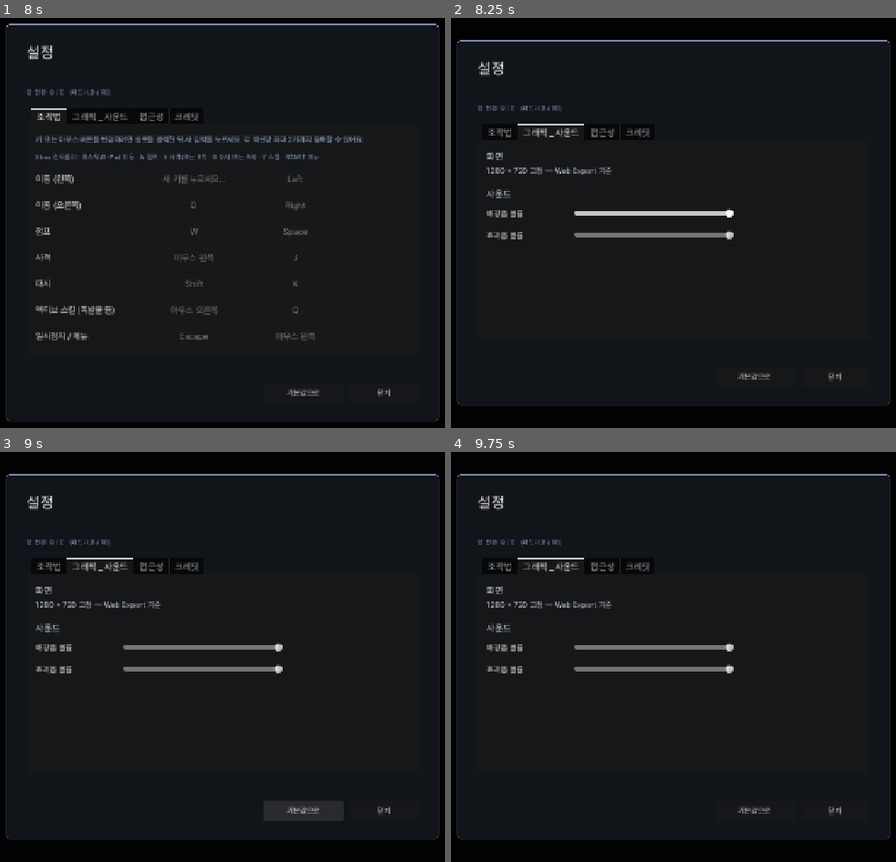
Above: before the commit, frames 1-4 (two rows, left to right).
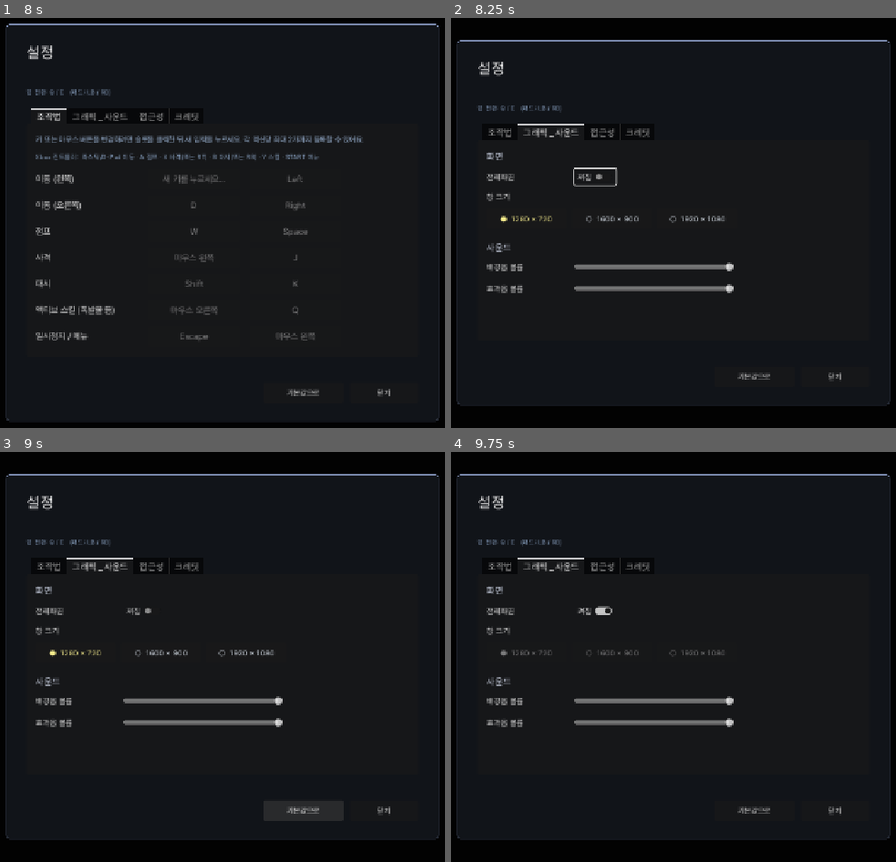
Above: after the commit, the same moments.

Repository: soomin007/EyesOnYou
Game: Godot game, scene res://scenes/settings.tscn
Two runs of this game, one before a commit and one after it. Both use one fixed random seed, a clock stepped at 60 frames per second and the inputs below. This scene is started directly instead of the project's main scene.
Inputs (mouse positions are in pixels of both pictures, inside the frame that each line leads up to):
- Up to frame 1 (8 s): click "기본값으로" at 0.5 s; click "패드 START" at 1.25 s; click "닫기" at 2 s; click "A" at 2.75 s; tap Enter (ui_accept) at 3.5, 6.5 s; move the mouse to (382, 202) at 3.52 s; press the mouse at (382, 202) at 3.53 s; hold D (move_right) 3.53-4.25 s; tap W (jump) at 3.77, 5.27 s; release the mouse at (382, 202) at 4.25 s; click "Enter" at 4.25 s; tap Space at 5 s; move the mouse to (75, 243) at 5.02 s; hold D (move_right) 5.03-5.75 s; tap Shift (dash) at 5.1 s; click "Space" at 5.75 s; move the mouse to (293, 132) at 6.52 s; hold Space (move_left) 6.53-7.25 s; tap Q at 6.6 s; click "Q" at 7.25 s
- Up to frame 2 (8.25 s): tap Enter (ui_accept) at 8 s; move the mouse to (637, 305) at 8.02 s; hold D (move_right) from 8.03 s (still down); tap E at 8.1 s; click (637, 305) at 8.17 s
- Up to frame 3 (9 s): tap W (jump) at 8.27 s; release D (move_right) at 8.75 s; click "기본값으로" at 8.75 s
- Up to frame 4 (9.75 s): click (593, 611) at 9.5 s, where only the run after the commit has a clickable "꺼짐"

Frame 1 is identical in both runs. In frame 2, 3.1% of the frame differs, in the area x 7-64%, y 36-68%; in frame 3, 3.0%; in frame 4, 3.0%.

Commit message:
feat(settings): 해상도/창모드 옵션 추가
- GameState: fullscreen/window_size_index 영속(settings.cfg display 섹션) + apply_display_settings()
- 창 크기 프리셋 3종(1280x720/1600x900/1920x1080), 변경 시 현재 모니터 중앙 재배치
- Main.gd 부팅 시 적용. 웹에선 창 크기는 브라우저가 정하므로 전체화면 토글만 노출
- Settings "화면" 정적 라벨을 전체화면 토글 + 창 크기 선택 버튼으로 교체(선택 ● 강조, 전체화면 시 비활성)
- 미사용된 _make_section 헬퍼 제거

Co-Authored-By: Claude Opus 4.8 (1M context) <noreply@anthropic.com>

Diff:
--- a/scripts/GameState.gd
+++ b/scripts/GameState.gd
@@ -56,6 +56,16 @@
 # 접근성 — settings.cfg에 영속. reset()에서 안 지움(볼륨처럼 사용자 환경 설정).
 var screen_brightness: float = 1.0   # 0.5~1.5 (1.0=기본). Accessibility 오버레이가 반영.
 var sfx_captions: bool = false       # 효과음 자막 (무음 플레이 대응)
+
+# 디스플레이 — settings.cfg에 영속. 환경 설정이라 reset()에서 안 지움.
+# 웹에선 창 크기는 브라우저 캔버스가 정하므로 무의미 → 전체화면 토글만 적용.
+var fullscreen: bool = false
+var window_size_index: int = 0       # WINDOW_SIZES 인덱스 (창모드일 때만)
+const WINDOW_SIZES: Array[Vector2i] = [
+	Vector2i(1280, 720),
+	Vector2i(1600, 900),
+	Vector2i(1920, 1080),
+]
 
 # 스토리 모드 — 키보드/패드 조작이 어려운 사람을 위한 간략화 모드.
 # 체력 무제한 / 드론 배제 / 보스 P1만 / 스테이지·맵 수 축소.
@@ -410,6 +420,8 @@
 	visited_arcturus = bool(cf.get_value("flags", "visited_arcturus", false))
 	screen_brightness = clampf(float(cf.get_value("access", "brightness", 1.0)), 0.5, 1.5)
 	sfx_captions = bool(cf.get_value("access", "sfx_captions", false))
+	fullscreen = bool(cf.get_value("display", "fullscreen", false))
+	window_size_index = clampi(int(cf.get_value("display", "window_size_index", 0)), 0, WINDOW_SIZES.size() - 1)
 	if version < SETTINGS_VERSION:
 		# 구 스키마 — 키바인드 폐기, project.godot + Main.gd 기본값 유지
 		return
@@ -452,6 +464,8 @@
 	cf.set_value("flags", "visited_arcturus", visited_arcturus)
 	cf.set_value("access", "brightness", screen_brightness)
 	cf.set_value("access", "sfx_captions", sfx_captions)
+	cf.set_value("display", "fullscreen", fullscreen)
+	cf.set_value("display", "window_size_index", window_size_index)
 	cf.set_value("audio", "bgm", bgm_volume)
 	cf.set_value("audio", "sfx", sfx_volume)
 	for action in KEYBIND_ACTIONS:
@@ -473,3 +487,22 @@
 				entries.append({"type": "joy_motion", "axis": int(jm.axis), "value": float(jm.axis_value)})
 		cf.set_value("input", action, entries)
 	cf.save(SETTINGS_PATH)
+
+# 디스플레이 설정(전체화면/창 크기)을 DisplayServer에 즉시 반영.
+# Main.gd가 load_settings 직후 호출, Settings에서 값 바꿀 때도 호출.
+# 웹: 창 크기는 브라우저 캔버스가 정하므로 무시 — 전체화면만 적용(버튼 입력=사용자 제스처라 허용됨).
+func apply_display_settings() -> void:
+	if fullscreen:
+		DisplayServer.window_set_mode(DisplayServer.WINDOW_MODE_FULLSCREEN)
+		return
+	DisplayServer.window_set_mode(DisplayServer.WINDOW_MODE_WINDOWED)
+	if OS.has_feature("web"):
+		return
+	var idx: int = clampi(window_size_index, 0, WINDOW_SIZES.size() - 1)
+	var sz: Vector2i = WINDOW_SIZES[idx]
+	DisplayServer.window_set_size(sz)
+	# 창 크기 변경 후 현재 모니터 중앙으로 재배치 (안 하면 좌상단으로 튐).
+	var screen_idx: int = DisplayServer.window_get_current_screen()
+	var screen_pos: Vector2i = DisplayServer.screen_get_position(screen_idx)
+	var screen_size: Vector2i = DisplayServer.screen_get_size(screen_idx)
+	DisplayServer.window_set_position(screen_pos + (screen_size - sz) / 2)
--- a/scripts/Main.gd
+++ b/scripts/Main.gd
@@ -4,6 +4,7 @@
 	_bind_default_mouse_inputs()
 	_bind_wasd_to_ui()
 	GameState.load_settings()
+	GameState.apply_display_settings()
 	Accessibility.apply()
 	GameState.reset()
 	get_tree().change_scene_to_file(SceneRouter.TITLE)
--- a/scripts/Settings.gd
+++ b/scripts/Settings.gd
@@ -336,8 +336,7 @@
 	v.add_theme_constant_override("separation", 22)
 	outer.add_child(v)
 
-	var section_a := _make_section("화면", "1280 × 720 고정 — Web Export 기준")
-	v.add_child(section_a)
+	v.add_child(_make_display_section())
 
 	var section_b := VBoxContainer.new()
 	section_b.add_theme_constant_override("separation", 10)
@@ -346,6 +345,92 @@
 	section_b.add_child(_make_volume_row("배경음 볼륨", "bgm"))
 	section_b.add_child(_make_volume_row("효과음 볼륨", "sfx"))
 	return outer
+
+# 화면 섹션 — 전체화면 토글 + 창 크기 프리셋. 값은 GameState에 영속, apply_display_settings로 즉시 반영.
+# 웹에선 창 크기를 브라우저가 정하므로 전체화면 토글과 안내만 노출.
+var _fullscreen_toggle: CheckButton
+var _size_buttons: Array = []
+
+func _make_display_section() -> Control:
+	var v := VBoxContainer.new()
+	v.add_theme_constant_override("separation", 12)
+	v.add_child(_make_section_header("화면"))
+
+	var fs_row := HBoxContainer.new()
+	fs_row.add_theme_constant_override("separation", 14)
+	var fs_l := Label.new()
+	fs_l.text = "전체화면"
+	fs_l.custom_minimum_size = Vector2(140, 28)
+	fs_l.add_theme_font_size_override("font_size", 14)
+	fs_l.add_theme_color_override("font_color", Color(0.9, 0.9, 0.9))
+	fs_l.vertical_alignment = VERTICAL_ALIGNMENT_CENTER
+	fs_row.add_child(fs_l)
+	_fullscreen_toggle = CheckButton.new()
+	_fullscreen_toggle.button_pressed = GameState.fullscreen
+	_fullscreen_toggle.text = "켜짐" if GameState.fullscreen else "꺼짐"
+	_fullscreen_toggle.add_theme_font_size_override("font_size", 14)
+	_fullscreen_toggle.toggled.connect(_on_fullscreen_toggled)
+	fs_row.add_child(_fullscreen_toggle)
+	v.add_child(fs_row)
+
+	# 웹: 창 크기는 브라우저 캔버스가 정함 → 프리셋 버튼 없이 안내만.
+	if OS.has_feature("web"):
+		var web_note := Label.new()
+		web_note.text = "창 크기는 브라우저 창에 맞춰져요. 전체화면은 위 토글로 전환하세요."
+		web_note.add_theme_font_size_override("font_size", 13)
+		web_note.add_theme_color_override("font_color", Color(0.62, 0.72, 0.85))
+		web_note.autowrap_mode = TextServer.AUTOWRAP_WORD_SMART
+		v.add_child(web_note)
+		return v
+
+	var size_l := Label.new()
+	size_l.text = "창 크기"
+	size_l.add_theme_font_size_override("font_size", 14)
+	size_l.add_theme_color_override("font_color", Color(0.9, 0.9, 0.9))
+	v.add_child(size_l)
+	var size_row := HBoxContainer.new()
+	size_row.add_theme_constant_override("separation", 10)
+	v.add_child(size_row)
+	_size_buttons.clear()
+	for i in GameState.WINDOW_SIZES.size():
+		var btn := Button.new()
+		btn.custom_minimum_size = Vector2(140, 36)
+		btn.add_theme_font_size_override("font_size", 14)
+		btn.pressed.connect(_on_window_size_pressed.bind(i))
+		size_row.add_child(btn)
+		_size_buttons.append(btn)
+	_refresh_size_buttons()
+	return v
+
+# 창 크기 버튼 라벨·색·활성 상태 갱신. 선택=● 강조, 전체화면이면 전체 비활성(창 크기 무의미).
+func _refresh_size_buttons() -> void:
+	var fs: bool = GameState.fullscreen
+	for i in _size_buttons.size():
+		var btn: Button = _size_buttons[i] as Button
+		if btn == null:
+			continue
+		var sz: Vector2i = GameState.WINDOW_SIZES[i]
+		var selected: bool = (i == GameState.window_size_index)
+		btn.text = "%s  %d × %d" % ["●" if selected else "○", sz.x, sz.y]
+		btn.disabled = fs
+		var col: Color = Color(0.5, 0.55, 0.62) if fs else (Color(0.96, 0.92, 0.55) if selected else Color(0.85, 0.88, 0.92))
+		btn.add_theme_color_override("font_color", col)
+
+func _on_fullscreen_toggled(pressed: bool) -> void:
+	GameState.fullscreen = pressed
+	if _fullscreen_toggle != null:
+		_fullscreen_toggle.text = "켜짐" if pressed else "꺼짐"
+	GameState.apply_display_settings()
+	GameState.save_settings()
+	SfxPlayer.play("ui_slider_tick")
+	_refresh_size_buttons()
+
+func _on_window_size_pressed(index: int) -> void:
+	GameState.window_size_index = index
+	GameState.apply_display_settings()
+	GameState.save_settings()
+	SfxPlayer.play("ui_slider_tick")
+	_refresh_size_buttons()
 
 # 접근성 탭 — 화면 밝기 + 효과음 자막. 값은 GameState에 영속, Accessibility 오버레이가 반영.
 func _build_accessibility_tab() -> Control:
@@ -499,17 +584,6 @@
 	l.add_theme_font_size_override("font_size", 16)
 	l.add_theme_color_override("font_color", Color(0.85, 0.88, 0.95))
 	return l
-
-func _make_section(header: String, body: String) -> Control:
-	var v := VBoxContainer.new()
-	v.add_theme_constant_override("separation", 6)
-	v.add_child(_make_section_header(header))
-	var b := Label.new()
-	b.text = body
-	b.add_theme_font_size_override("font_size", 14)
-	b.add_theme_color_override("font_color", Color(0.78, 0.80, 0.84))
-	v.add_child(b)
-	return v
 
 func _make_volume_row(label_text: String, kind: String) -> Control:
 	var hb := HBoxContainer.new()
